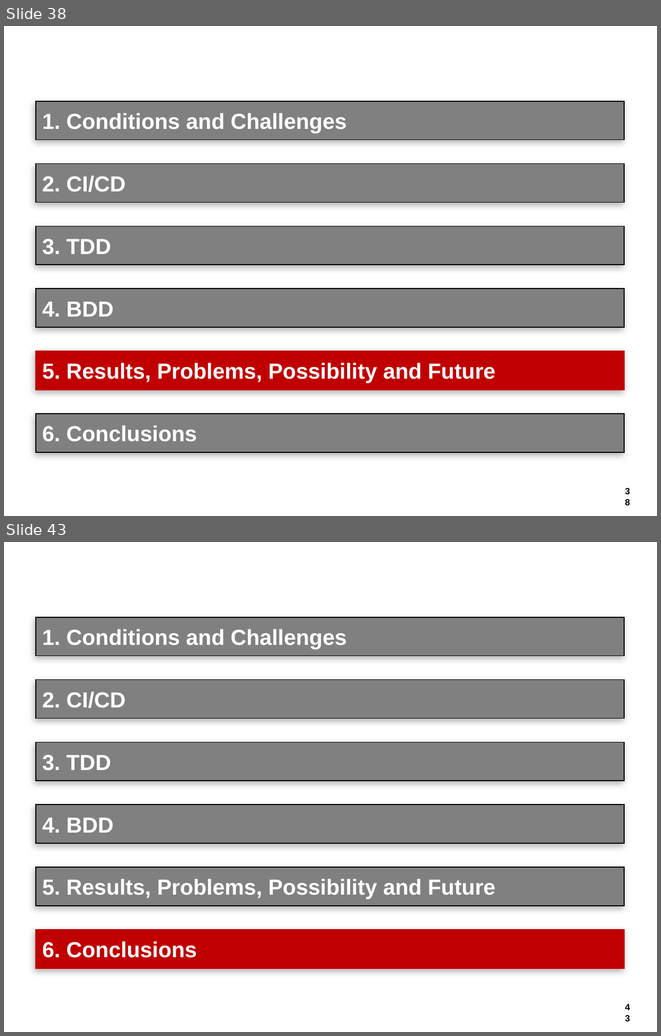
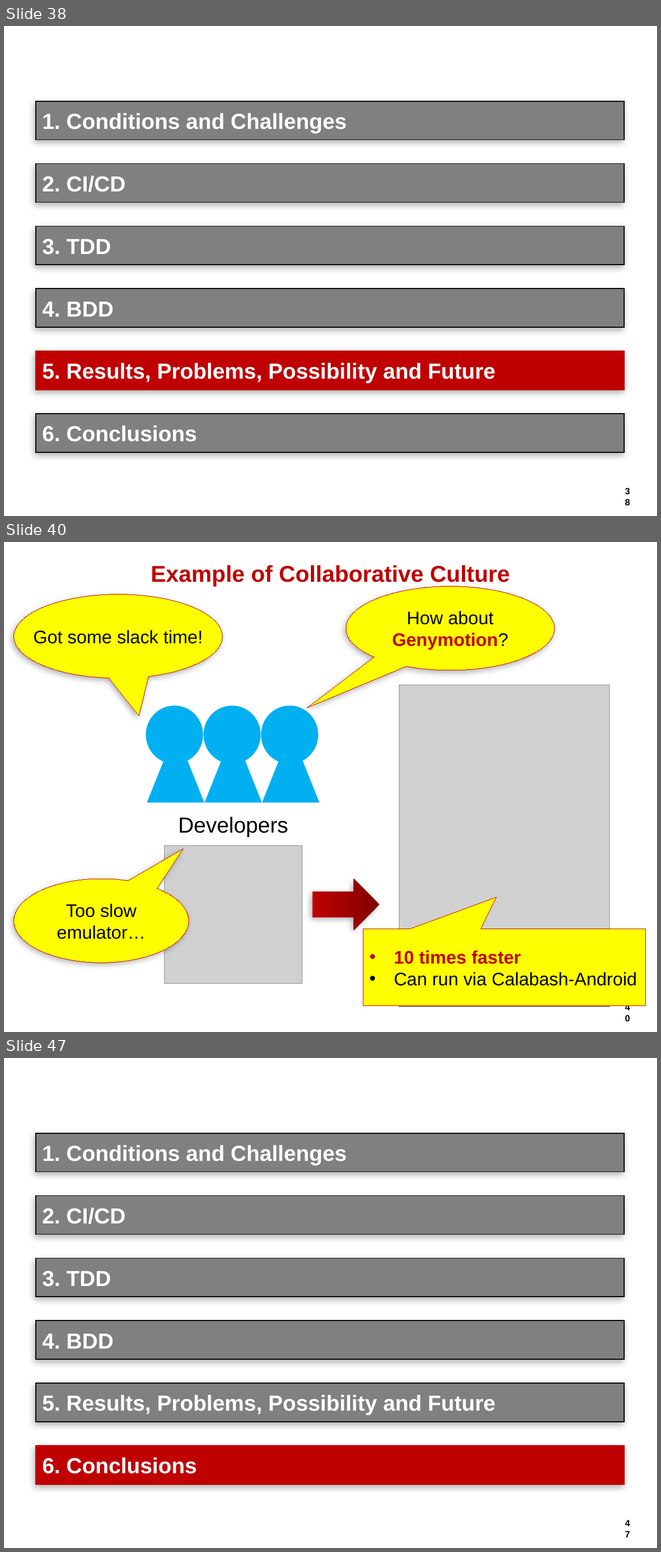
Before and after one commit to hageyahhoo/agile2014, a slide deck: presentations/TechnologyDrivenDevelopment.pptx. Shown one above the other, each under a label of ours: slides 38 and 43 before the commit, slides 38, 40 and 47 after it; the slides between them are not shown. The pictures are 661x1036 and 661x1552 pixels, drawn with LibreOffice and Linux fonts; fonts in the diff are those of the drawing; grey boxes stand for pictures; background and template pictures are left out. Boxes give left, top, right and bottom in pixels: in the first picture for what was removed or moved away, otherwise in the second. Text is boxed around its words. In the diff, an @@ line names an element or a change of style, - is before the commit and + after.

```diff
--- a/presentations/TechnologyDrivenDevelopment.pptx
+++ b/presentations/TechnologyDrivenDevelopment.pptx
@@ slide 40 added at [4, 542, 657, 1032], background #FFFFFF; not listed: 1 template element that a slide beside it also shows @@
@@ title added at [151, 565, 510, 586], 25.2 pt, text #C00000, bold @@
+Example of Collaborative Culture
@@ speech bubble added at [346, 587, 555, 670], fill #FFFF00, outline #BF0000 0.75 pt, 20 pt, text #C00000, bold @@
+How about
+Genymotion?
@@ speech bubble added at [14, 594, 222, 678], fill #FFFF00, outline #BF0000 0.75 pt, 20 pt, text #000000 @@
+Got some slack time!
@@ picture added at [399, 685, 609, 1006] @@
@@ group added at [147, 706, 319, 837]: 3 triangles, 3 ellipses, 1 text @@
+Developers
@@ picture added at [164, 846, 302, 983] @@
@@ speech bubble added at [14, 878, 189, 962], fill #FFFF00, outline #BF0000 0.75 pt, 20 pt, text #000000 @@
+Too slow
+emulator…
@@ right arrow added at [313, 878, 379, 930], fill gradient #820000 to #A30000 to #BF0000 @@
@@ speech box added at [363, 928, 646, 1006], fill #FFFF00, outline #C00000 0.75 pt, 20 pt, text #000000 @@
+• 10 times faster
+• Can run via Calabash-Android
@@ what was slide 43 is now slide 47 @@
```
Also in this commit, not shown: 5 slides changed, 9 other slides added, 5 slides removed.
